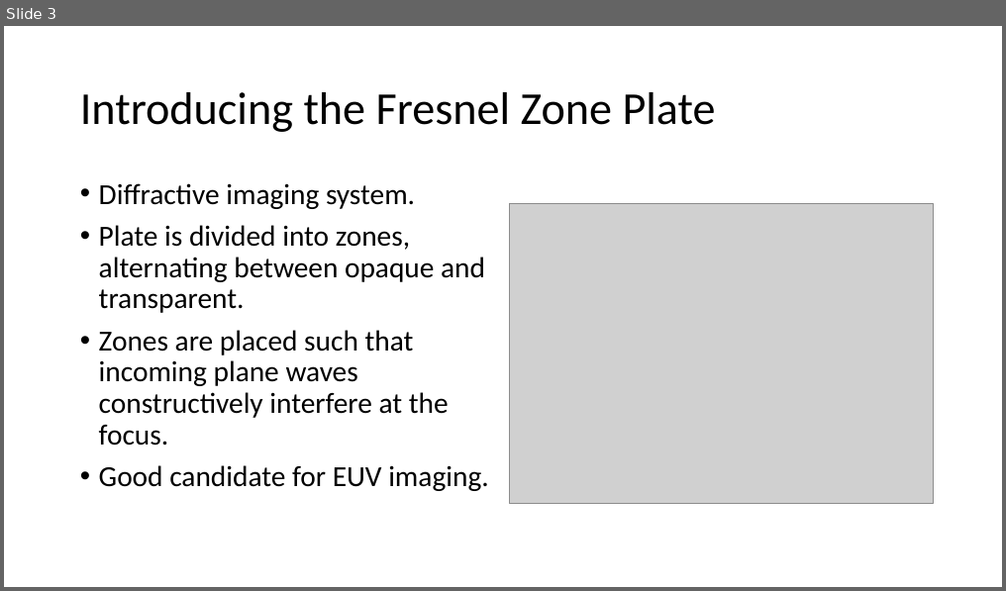
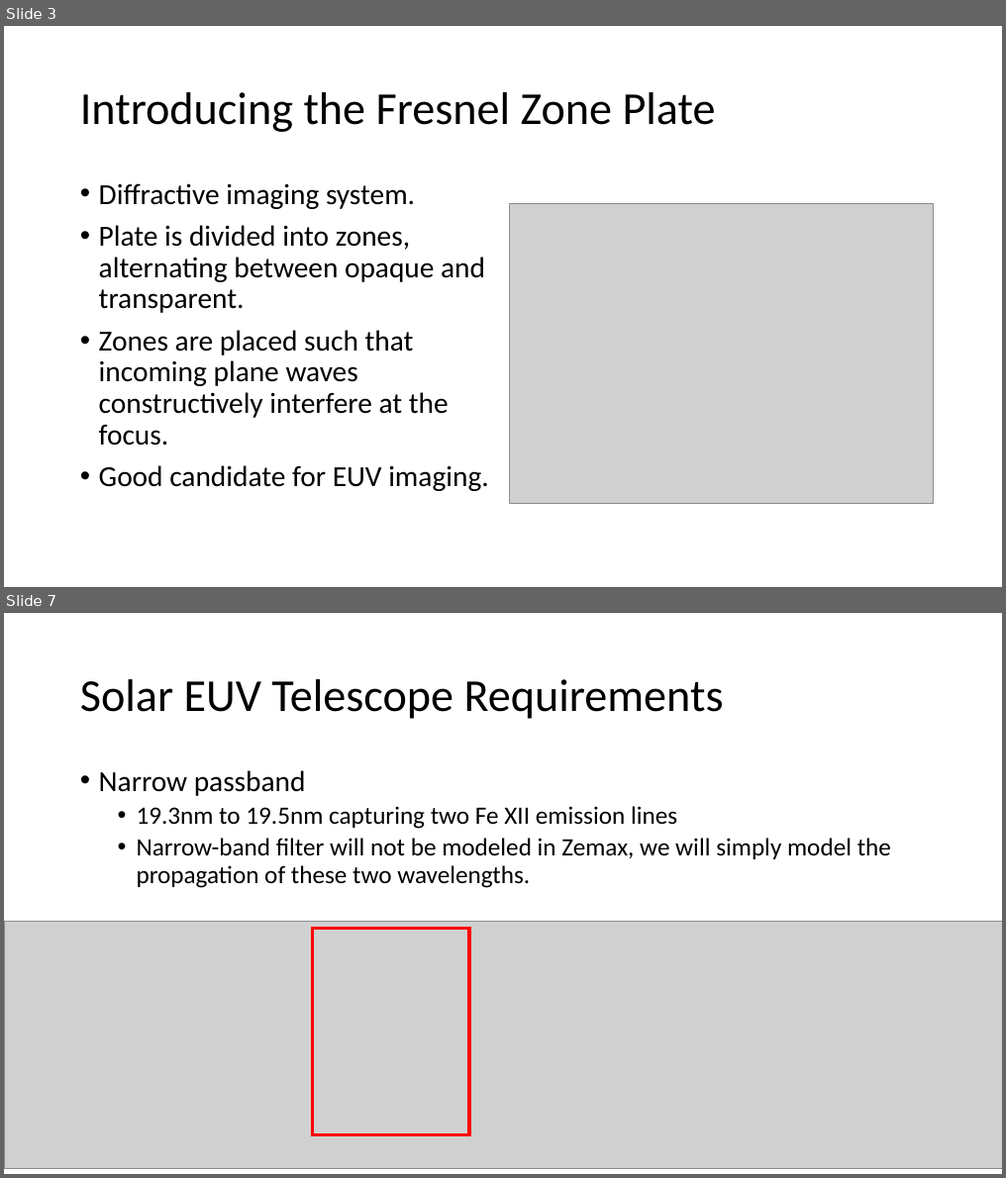
Before and after one commit to byrdie/EELE582_OpticalDesign, a slide deck: FinalProject/presentation/EUV Solar Telescope.pptx. Shown one above the other, each under a label of ours: slide 3 before the commit, slides 3 and 7 after it; the slides between them are not shown. The pictures are 1006x591 and 1006x1178 pixels, drawn with LibreOffice and Linux fonts; fonts in the diff are those of the drawing; grey boxes stand for pictures. Boxes give left, top, right and bottom in pixels: in the first picture for what was removed or moved away, otherwise in the second. Text is boxed around its words. In the diff, an @@ line names an element or a change of style, - is before the commit and + after.

```diff
--- a/FinalProject/presentation/EUV Solar Telescope.pptx
+++ b/FinalProject/presentation/EUV Solar Telescope.pptx
@@ slide 7 added at [4, 613, 1002, 1174], background #FFFFFF @@
@@ title added at [80, 679, 724, 719], 44 pt, text #000000 @@
+Solar EUV Telescope Requirements
@@ text added at [99, 770, 891, 888], 24 pt, text #000000 @@
+• Narrow passband
+  • 19.3nm to 19.5nm capturing two Fe XII emission lines
+  • Narrow-band filter will not be modeled in Zemax, we will simply model the propagation of these two wavelengths.
@@ picture added at [4, 922, 1002, 1169] @@
@@ rectangle added at [313, 929, 469, 1137], outline #FF0000 3 pt @@
```
Also in this commit, not shown: 1 slide changed, 3 other slides added.
